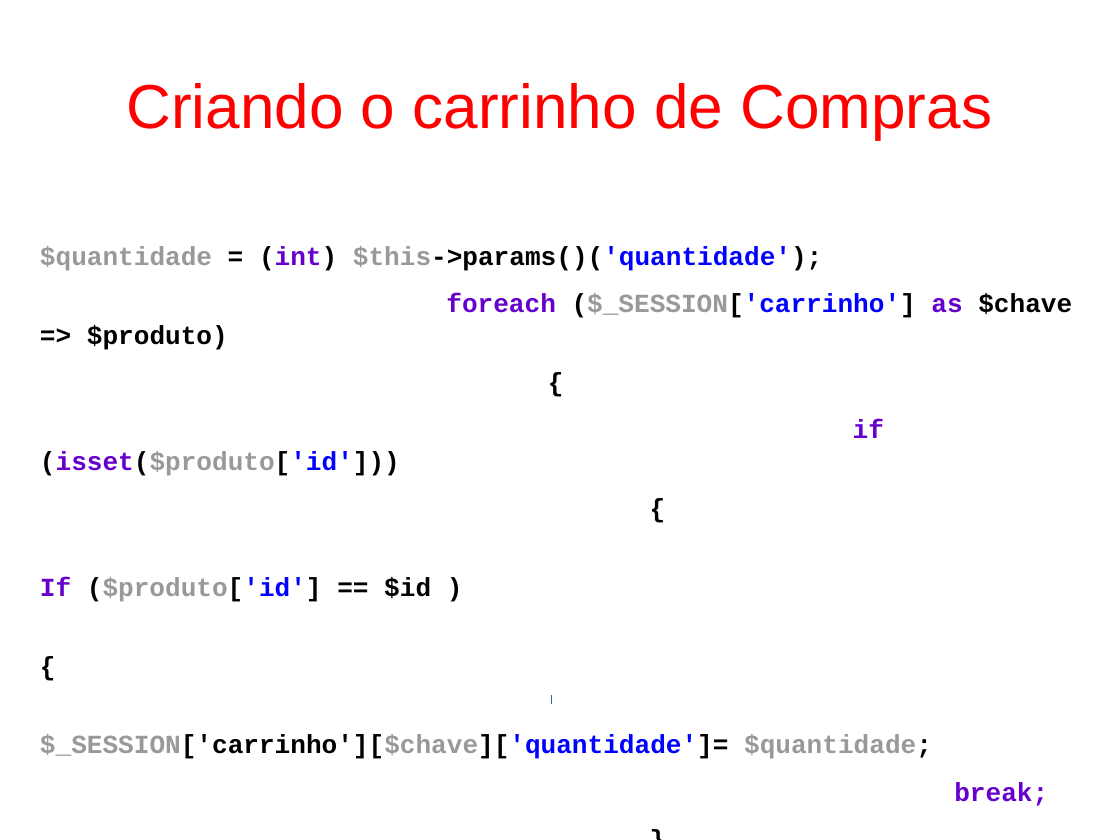
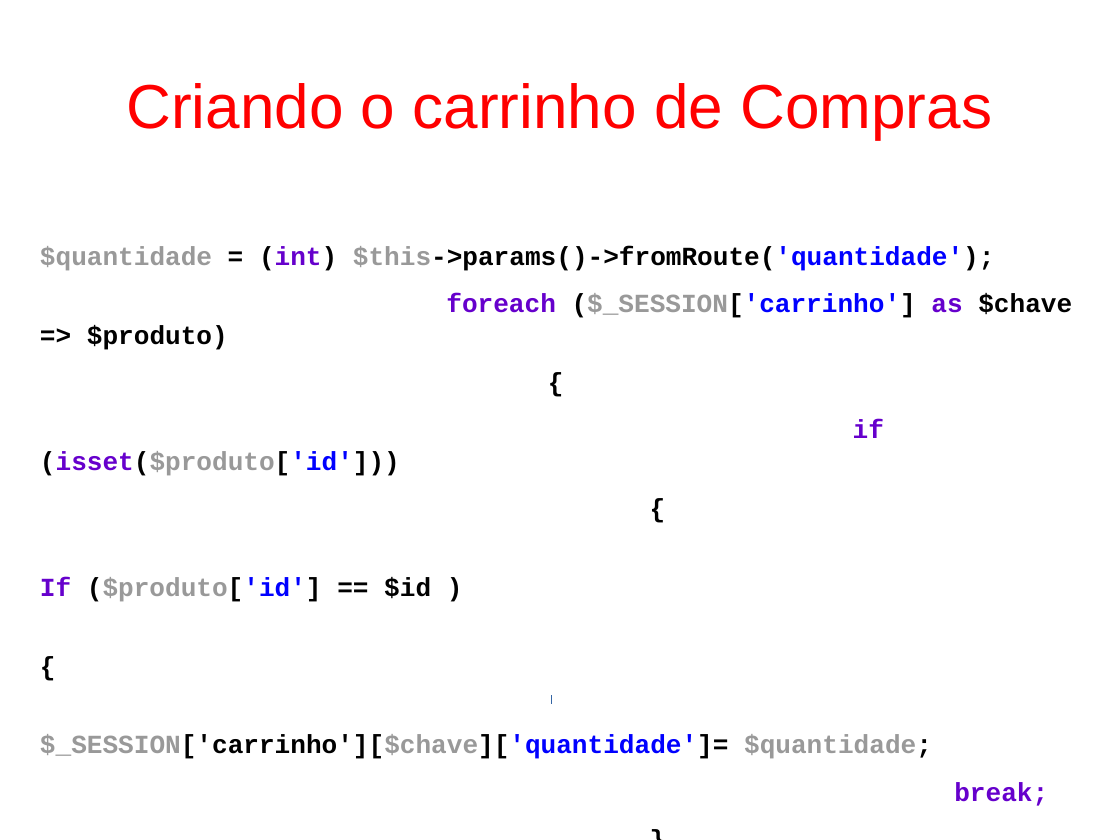
Before and after one commit to fgsl/lojasacme, a slide deck: slide 100 of docs/tutorial.odp (slide 101 before the commit). Drawn at 1120x840 pixels with LibreOffice and Linux fonts; fonts in the diff are those of the drawing. Boxes give left, top, right and bottom in pixels: in the first picture for what was removed or moved away, otherwise in the second. Text is boxed around its words. In the diff, an @@ line names an element or a change of style, - is before the commit and + after.

```diff
--- a/docs/tutorial.odp
+++ b/docs/tutorial.odp
@@ text at [40, 247, 995, 271]: text changed; text colour #999999 to #000000 @@
-$quantidade = (int) $this->params()('quantidade');
+$quantidade = (int) $this->params()->fromRoute('quantidade');
```
Also in this commit, not shown: 13 other slides changed, 1 slide removed, 1 other file.
